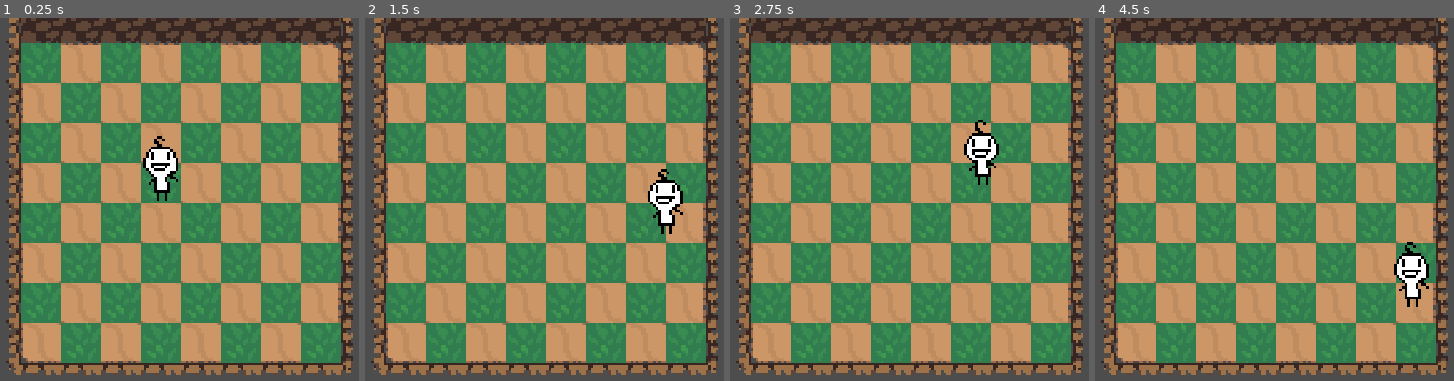
Above: before the commit, frames 1-4 (left to right).
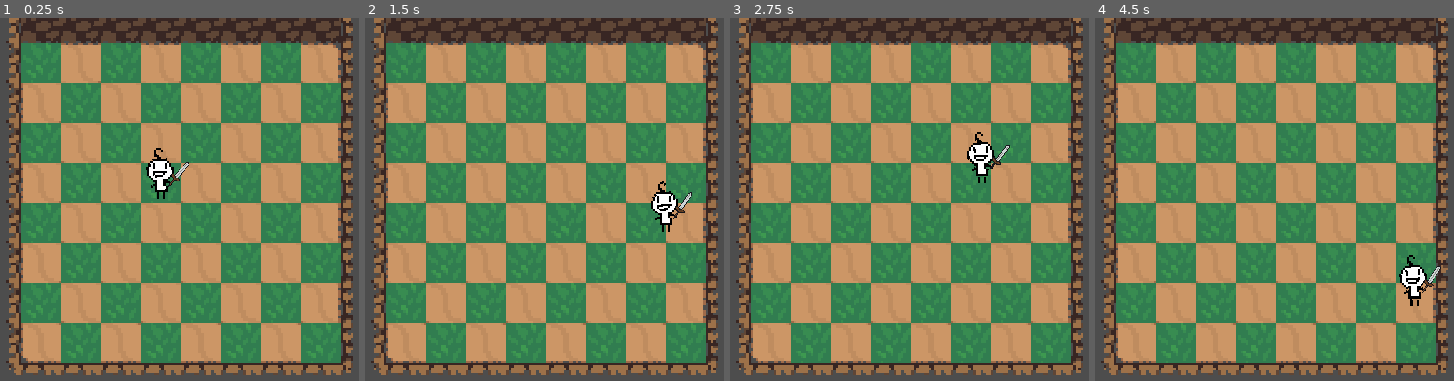
Above: after the commit, the same moments.

Repository: esp-ahz/demo
Game: Godot game, scene res://Level/demo_level/demo_level.tscn
Two runs of this game, one before a commit and one after it. Both use one fixed random seed, a clock stepped at 60 frames per second and the inputs below.
Inputs (mouse positions are in pixels of both pictures, inside the frame that each line leads up to):
- Up to frame 1 (0.25 s): no input
- Up to frame 2 (1.5 s): move the mouse to (720, 221) at 0.52 s; click (720, 221) at 0.67 s; move the mouse to (386, 264) at 1.27 s; click (386, 264) at 1.42 s
- Up to frame 3 (2.75 s): move the mouse to (992, 145) at 2.02 s; click (992, 145) at 2.17 s
- Up to frame 4 (4.5 s): move the mouse to (1235, 333) at 2.77 s; click (1235, 333) at 2.92 s; move the mouse to (outside the picture) at 3.52 s; click (outside the picture) at 3.67 s; move the mouse to (outside the picture) at 4.27 s; click (outside the picture) at 4.42 s

The runs differ from the first frame. In frame 1, 0.8% of the frame differs, in the area x 39-53%, y 32-51%; in frame 2, 0.8%; in frame 3, 0.7%; in frame 4, 0.9%, in the area x 83-97%, y 61-80%.

Commit message:
添加了角色待机和攻击骨骼动画

Diff:
--- a/Player/player_dummy/player_dummy.gd
+++ b/Player/player_dummy/player_dummy.gd
@@ -1,6 +1,7 @@
 extends CharacterBody2D
 
-@onready var playerAni = $AnimatedSprite2D		#角色动画
+@onready var animation_player = $AnimationPlayer		#角色动画
+@onready var skeleton = $Skeleton2D						#骨骼
 @export var speed = 500
 
 # moving 移动相关
@@ -9,7 +10,7 @@
 const POSITION_FIX_Y = 48
 const initPos = Vector2(3,3)
 var canMove = false
-var destination = Vector2(0, 0)
+var destination = initPos
 
 # charactor attributes 角色属性
 const DEF_HP = 11 	#DEF for DEFAULT
@@ -38,6 +39,7 @@
 	dest[0] = initPos[0] * SCALE + POSITION_FIX_X
 	dest[1] = initPos[1] * SCALE + POSITION_FIX_Y
 	position = dest
+	animation_player.play("待机")
 	pass # Replace with function body.
 
 # Called every frame. 'delta' is the elapsed time since the previous frame.
@@ -51,6 +53,13 @@
 		destination[0] = floor(get_global_mouse_position()[0] / SCALE)
 		destination[1] = floor(get_global_mouse_position()[1] / SCALE)
 		canMove = true
+	if event is InputEventMouseButton and event.button_index == MOUSE_BUTTON_RIGHT and event.is_pressed():
+		if floor(get_global_mouse_position()[0] / SCALE) < destination[0]:
+			if skeleton.scale.x > 0:
+				skeleton.scale.x = skeleton.scale.x * -1
+		elif skeleton.scale.x < 0:
+			skeleton.scale.x = skeleton.scale.x * -1
+		normalAttack()
 	pass
 
 func moveTo(destination):
@@ -66,4 +75,5 @@
 	pass
 
 func normalAttack():
+	animation_player.play("攻击")
 	pass
--- a/Player/player_dummy/player_dummy.tscn
+++ b/Player/player_dummy/player_dummy.tscn
@@ -1,64 +1,536 @@
-[gd_scene load_steps=9 format=3 uid="uid://ckr5f1dlayii2"]
-
-[ext_resource type="Script" path="res://Player/player_dummy/player_dummy.gd" id="1_o7eql"]
-[ext_resource type="Texture2D" uid="uid://byhnfcf35v2ga" path="res://Player/player_dummy/player_dummy.png" id="2_bwqnc"]
-
-[sub_resource type="AtlasTexture" id="AtlasTexture_8wpdt"]
-atlas = ExtResource("2_bwqnc")
-region = Rect2(0, 0, 16, 32)
-
-[sub_resource type="AtlasTexture" id="AtlasTexture_3emej"]
-atlas = ExtResource("2_bwqnc")
-region = Rect2(16, 0, 16, 32)
-
-[sub_resource type="AtlasTexture" id="AtlasTexture_2g6wc"]
-atlas = ExtResource("2_bwqnc")
-region = Rect2(32, 0, 16, 32)
-
-[sub_resource type="AtlasTexture" id="AtlasTexture_3r5cl"]
-atlas = ExtResource("2_bwqnc")
-region = Rect2(48, 0, 16, 32)
-
-[sub_resource type="SpriteFrames" id="SpriteFrames_djm28"]
-animations = [{
-"frames": [{
-"duration": 1.0,
-"texture": SubResource("AtlasTexture_8wpdt")
-}, {
-"duration": 1.0,
-"texture": SubResource("AtlasTexture_3emej")
-}, {
-"duration": 1.0,
-"texture": SubResource("AtlasTexture_2g6wc")
-}, {
-"duration": 1.0,
-"texture": SubResource("AtlasTexture_3r5cl")
-}],
-"loop": true,
-"name": &"new_animation_1",
-"speed": 6.0
-}]
+[gd_scene load_steps=10 format=3 uid="uid://ckr5f1dlayii2"]
+
+[ext_resource type="Script" path="res://Player/player_dummy/player_dummy.gd" id="1_vw2tt"]
+[ext_resource type="Texture2D" uid="uid://tv6y1t108g74" path="res://Player/player_dummy/Sprite-dummyPlayer.png" id="3_2l3jg"]
+[ext_resource type="PackedScene" uid="uid://dfbk4p5v1co8w" path="res://Weapons/sword/sword.tscn" id="3_c4g7v"]
 
 [sub_resource type="RectangleShape2D" id="RectangleShape2D_qkqjq"]
 size = Vector2(8, 16)
 
+[sub_resource type="SkeletonModificationStack2D" id="SkeletonModificationStack2D_w76xv"]
+
+[sub_resource type="Animation" id="Animation_cxklu"]
+resource_name = "待机"
+loop_mode = 1
+tracks/0/type = "bezier"
+tracks/0/imported = false
+tracks/0/enabled = true
+tracks/0/path = NodePath("Skeleton2D/body/head:position:x")
+tracks/0/interp = 1
+tracks/0/loop_wrap = true
+tracks/0/keys = {
+"handle_modes": PackedInt32Array(0, 0, 0),
+"points": PackedFloat32Array(-1.90735e-06, -0.25, 0, 0.25, 0, -1.90735e-06, -0.25, 0, 0.25, 0, -1.90735e-06, -0.25, 0, 0.25, 0),
+"times": PackedFloat32Array(0, 0.5, 1)
+}
+tracks/1/type = "bezier"
+tracks/1/imported = false
+tracks/1/enabled = true
+tracks/1/path = NodePath("Skeleton2D/body/head:position:y")
+tracks/1/interp = 1
+tracks/1/loop_wrap = true
+tracks/1/keys = {
+"handle_modes": PackedInt32Array(0, 0, 0),
+"points": PackedFloat32Array(-2, -0.25, 0, 0.25, 0, -2, -0.25, 0, 0.25, 0, -2, -0.25, 0, 0.25, 0),
+"times": PackedFloat32Array(0, 0.5, 1)
+}
+tracks/2/type = "bezier"
+tracks/2/imported = false
+tracks/2/enabled = true
+tracks/2/path = NodePath("Skeleton2D/body/head:rotation")
+tracks/2/interp = 1
+tracks/2/loop_wrap = true
+tracks/2/keys = {
+"handle_modes": PackedInt32Array(0, 0, 0),
+"points": PackedFloat32Array(0, -0.25, 0, 0.25, 0, -0.0604466, -0.25, 0, 0.25, 0, 0, -0.25, 0, 0.25, 0),
+"times": PackedFloat32Array(0, 0.5, 1)
+}
+tracks/3/type = "bezier"
+tracks/3/imported = false
+tracks/3/enabled = true
+tracks/3/path = NodePath("Skeleton2D/body/leftArm:position:x")
+tracks/3/interp = 1
+tracks/3/loop_wrap = true
+tracks/3/keys = {
+"handle_modes": PackedInt32Array(0, 0, 0),
+"points": PackedFloat32Array(-3, -0.25, 0, 0.25, 0, -3, -0.25, 0, 0.25, 0, -3, -0.25, 0, 0.25, 0),
+"times": PackedFloat32Array(0, 0.5, 1)
+}
+tracks/4/type = "bezier"
+tracks/4/imported = false
+tracks/4/enabled = true
+tracks/4/path = NodePath("Skeleton2D/body/leftArm:position:y")
+tracks/4/interp = 1
+tracks/4/loop_wrap = true
+tracks/4/keys = {
+"handle_modes": PackedInt32Array(0, 0, 0),
+"points": PackedFloat32Array(0.6, -0.25, 0, 0.25, 0, 0.6, -0.25, 0, 0.25, 0, 0.6, -0.25, 0, 0.25, 0),
+"times": PackedFloat32Array(0, 0.5, 1)
+}
+tracks/5/type = "bezier"
+tracks/5/imported = false
+tracks/5/enabled = true
+tracks/5/path = NodePath("Skeleton2D/body/leftArm:rotation")
+tracks/5/interp = 1
+tracks/5/loop_wrap = true
+tracks/5/keys = {
+"handle_modes": PackedInt32Array(0, 0, 0),
+"points": PackedFloat32Array(0, -0.25, 0, 0.25, 0, 0.19749, -0.25, 0, 0.25, 0, 0, -0.25, 0, 0.25, 0),
+"times": PackedFloat32Array(0, 0.5, 1)
+}
+tracks/6/type = "bezier"
+tracks/6/imported = false
+tracks/6/enabled = true
+tracks/6/path = NodePath("Skeleton2D/body/rightArm:position:x")
+tracks/6/interp = 1
+tracks/6/loop_wrap = true
+tracks/6/keys = {
+"handle_modes": PackedInt32Array(0, 0, 0),
+"points": PackedFloat32Array(2, -0.25, 0, 0.25, 0, 2, -0.25, 0, 0.25, 0, 2, -0.25, 0, 0.25, 0),
+"times": PackedFloat32Array(0, 0.5, 1)
+}
+tracks/7/type = "bezier"
+tracks/7/imported = false
+tracks/7/enabled = true
+tracks/7/path = NodePath("Skeleton2D/body/rightArm:position:y")
+tracks/7/interp = 1
+tracks/7/loop_wrap = true
+tracks/7/keys = {
+"handle_modes": PackedInt32Array(0, 0, 0),
+"points": PackedFloat32Array(-1.2, -0.25, 0, 0.25, 0, -1.2, -0.25, 0, 0.25, 0, -1.2, -0.25, 0, 0.25, 0),
+"times": PackedFloat32Array(0, 0.5, 1)
+}
+tracks/8/type = "bezier"
+tracks/8/imported = false
+tracks/8/enabled = true
+tracks/8/path = NodePath("Skeleton2D/body/rightArm:rotation")
+tracks/8/interp = 1
+tracks/8/loop_wrap = true
+tracks/8/keys = {
+"handle_modes": PackedInt32Array(0, 0, 0),
+"points": PackedFloat32Array(0, -0.25, 0, 0.25, 0, -0.194431, -0.25, 0, 0.25, 0, 0, -0.25, 0, 0.25, 0),
+"times": PackedFloat32Array(0, 0.5, 1)
+}
+
+[sub_resource type="Animation" id="Animation_m24rh"]
+length = 0.001
+tracks/0/type = "bezier"
+tracks/0/imported = false
+tracks/0/enabled = true
+tracks/0/path = NodePath("Skeleton2D/body/head:position:x")
+tracks/0/interp = 1
+tracks/0/loop_wrap = true
+tracks/0/keys = {
+"handle_modes": PackedInt32Array(0),
+"points": PackedFloat32Array(-1.90735e-06, -0.25, 0, 0.25, 0),
+"times": PackedFloat32Array(0)
+}
+tracks/1/type = "bezier"
+tracks/1/imported = false
+tracks/1/enabled = true
+tracks/1/path = NodePath("Skeleton2D/body/head:position:y")
+tracks/1/interp = 1
+tracks/1/loop_wrap = true
+tracks/1/keys = {
+"handle_modes": PackedInt32Array(0),
+"points": PackedFloat32Array(-2, -0.25, 0, 0.25, 0),
+"times": PackedFloat32Array(0)
+}
+tracks/2/type = "bezier"
+tracks/2/imported = false
+tracks/2/enabled = true
+tracks/2/path = NodePath("Skeleton2D/body/head:rotation")
+tracks/2/interp = 1
+tracks/2/loop_wrap = true
+tracks/2/keys = {
+"handle_modes": PackedInt32Array(0),
+"points": PackedFloat32Array(0, -0.25, 0, 0.25, 0),
+"times": PackedFloat32Array(0)
+}
+tracks/3/type = "bezier"
+tracks/3/imported = false
+tracks/3/enabled = true
+tracks/3/path = NodePath("Skeleton2D/body/leftArm:position:x")
+tracks/3/interp = 1
+tracks/3/loop_wrap = true
+tracks/3/keys = {
+"handle_modes": PackedInt32Array(0),
+"points": PackedFloat32Array(-3, -0.25, 0, 0.25, 0),
+"times": PackedFloat32Array(0)
+}
+tracks/4/type = "bezier"
+tracks/4/imported = false
+tracks/4/enabled = true
+tracks/4/path = NodePath("Skeleton2D/body/leftArm:position:y")
+tracks/4/interp = 1
+tracks/4/loop_wrap = true
+tracks/4/keys = {
+"handle_modes": PackedInt32Array(0),
+"points": PackedFloat32Array(0.6, -0.25, 0, 0.25, 0),
+"times": PackedFloat32Array(0)
+}
+tracks/5/type = "bezier"
+tracks/5/imported = false
+tracks/5/enabled = true
+tracks/5/path = NodePath("Skeleton2D/body/leftArm:rotation")
+tracks/5/interp = 1
+tracks/5/loop_wrap = true
+tracks/5/keys = {
+"handle_modes": PackedInt32Array(0),
+"points": PackedFloat32Array(0, -0.25, 0, 0.25, 0),
+"times": PackedFloat32Array(0)
+}
+tracks/6/type = "bezier"
+tracks/6/imported = false
+tracks/6/enabled = true
+tracks/6/path = NodePath("Skeleton2D/body/rightArm:position:x")
+tracks/6/interp = 1
+tracks/6/loop_wrap = true
+tracks/6/keys = {
+"handle_modes": PackedInt32Array(0),
+"points": PackedFloat32Array(2, -0.25, 0, 0.25, 0),
+"times": PackedFloat32Array(0)
+}
+tracks/7/type = "bezier"
+tracks/7/imported = false
+tracks/7/enabled = true
+tracks/7/path = NodePath("Skeleton2D/body/rightArm:position:y")
+tracks/7/interp = 1
+tracks/7/loop_wrap = true
+tracks/7/keys = {
+"handle_modes": PackedInt32Array(0),
+"points": PackedFloat32Array(-1.2, -0.25, 0, 0.25, 0),
+"times": PackedFloat32Array(0)
+}
+tracks/8/type = "bezier"
+tracks/8/imported = false
+tracks/8/enabled = true
+tracks/8/path = NodePath("Skeleton2D/body/rightArm:rotation")
+tracks/8/interp = 1
+tracks/8/loop_wrap = true
+tracks/8/keys = {
+"handle_modes": PackedInt32Array(0),
+"points": PackedFloat32Array(0, -0.25, 0, 0.25, 0),
+"times": PackedFloat32Array(0)
+}
+tracks/9/type = "bezier"
+tracks/9/imported = false
+tracks/9/enabled = true
+tracks/9/path = NodePath("Skeleton2D/body/leftFoot:position:x")
+tracks/9/interp = 1
+tracks/9/loop_wrap = true
+tracks/9/keys = {
+"handle_modes": PackedInt32Array(0),
+"points": PackedFloat32Array(-1.2, -0.25, 0, 0.25, 0),
+"times": PackedFloat32Array(0)
+}
+tracks/10/type = "bezier"
+tracks/10/imported = false
+tracks/10/enabled = true
+tracks/10/path = NodePath("Skeleton2D/body/leftFoot:position:y")
+tracks/10/interp = 1
+tracks/10/loop_wrap = true
+tracks/10/keys = {
+"handle_modes": PackedInt32Array(0),
+"points": PackedFloat32Array(4.4, -0.25, 0, 0.25, 0),
+"times": PackedFloat32Array(0)
+}
+tracks/11/type = "bezier"
+tracks/11/imported = false
+tracks/11/enabled = true
+tracks/11/path = NodePath("Skeleton2D/body/leftFoot:rotation")
+tracks/11/interp = 1
+tracks/11/loop_wrap = true
+tracks/11/keys = {
+"handle_modes": PackedInt32Array(0),
+"points": PackedFloat32Array(0, -0.25, 0, 0.25, 0),
+"times": PackedFloat32Array(0)
+}
+tracks/12/type = "bezier"
+tracks/12/imported = false
+tracks/12/enabled = true
+tracks/12/path = NodePath("Skeleton2D/body/rightFoot:position:x")
+tracks/12/interp = 1
+tracks/12/loop_wrap = true
+tracks/12/keys = {
+"handle_modes": PackedInt32Array(0),
+"points": PackedFloat32Array(1.8, -0.25, 0, 0.25, 0),
+"times": PackedFloat32Array(0)
+}
+tracks/13/type = "bezier"
+tracks/13/imported = false
+tracks/13/enabled = true
+tracks/13/path = NodePath("Skeleton2D/body/rightFoot:position:y")
+tracks/13/interp = 1
+tracks/13/loop_wrap = true
+tracks/13/keys = {
+"handle_modes": PackedInt32Array(0),
+"points": PackedFloat32Array(4.4, -0.25, 0, 0.25, 0),
+"times": PackedFloat32Array(0)
+}
+tracks/14/type = "bezier"
+tracks/14/imported = false
+tracks/14/enabled = true
+tracks/14/path = NodePath("Skeleton2D/body/rightFoot:rotation")
+tracks/14/interp = 1
+tracks/14/loop_wrap = true
+tracks/14/keys = {
+"handle_modes": PackedInt32Array(0),
+"points": PackedFloat32Array(0, -0.25, 0, 0.25, 0),
+"times": PackedFloat32Array(0)
+}
+
+[sub_resource type="Animation" id="Animation_capvc"]
+resource_name = "攻击"
+step = 0.05
+tracks/0/type = "bezier"
+tracks/0/imported = false
+tracks/0/enabled = true
+tracks/0/path = NodePath("Skeleton2D/body/head:position:x")
+tracks/0/interp = 1
+tracks/0/loop_wrap = true
+tracks/0/keys = {
+"handle_modes": PackedInt32Array(0, 0, 0, 0),
+"points": PackedFloat32Array(-1.90735e-06, -0.25, 0, 0.25, 0, -1.90735e-06, -0.25, 0, 0.25, 0, -1.90735e-06, -0.25, 0, 0.25, 0, -1.90735e-06, -0.25, 0, 0.25, 0),
+"times": PackedFloat32Array(0, 0.35, 0.7, 1)
+}
+tracks/1/type = "bezier"
+tracks/1/imported = false
+tracks/1/enabled = true
+tracks/1/path = NodePath("Skeleton2D/body/head:position:y")
+tracks/1/interp = 1
+tracks/1/loop_wrap = true
+tracks/1/keys = {
+"handle_modes": PackedInt32Array(0, 0, 0, 0),
+"points": PackedFloat32Array(-2, -0.25, 0, 0.25, 0, -2, -0.25, 0, 0.25, 0, -2, -0.25, 0, 0.25, 0, -2, -0.25, 0, 0.25, 0),
+"times": PackedFloat32Array(0, 0.35, 0.7, 1)
+}
+tracks/2/type = "bezier"
+tracks/2/imported = false
+tracks/2/enabled = true
+tracks/2/path = NodePath("Skeleton2D/body/head:rotation")
+tracks/2/interp = 1
+tracks/2/loop_wrap = true
+tracks/2/keys = {
+"handle_modes": PackedInt32Array(0, 0, 0, 0),
+"points": PackedFloat32Array(0, -0.25, 0, 0.25, 0, -0.0920879, -0.25, 0, 0.25, 0, 0.0877814, -0.25, 0, 0.25, 0, 0, -0.25, 0, 0.25, 0),
+"times": PackedFloat32Array(0, 0.35, 0.7, 1)
+}
+tracks/3/type = "bezier"
+tracks/3/imported = false
+tracks/3/enabled = true
+tracks/3/path = NodePath("Skeleton2D/body/leftArm:position:x")
+tracks/3/interp = 1
+tracks/3/loop_wrap = true
+tracks/3/keys = {
+"handle_modes": PackedInt32Array(0, 0, 0, 0),
+"points": PackedFloat32Array(-3, -0.25, 0, 0.25, 0, -3, -0.25, 0, 0.25, 0, -3, -0.25, 0, 0.25, 0, -3, -0.25, 0, 0.25, 0),
+"times": PackedFloat32Array(0, 0.35, 0.7, 1)
+}
+tracks/4/type = "bezier"
+tracks/4/imported = false
+tracks/4/enabled = true
+tracks/4/path = NodePath("Skeleton2D/body/leftArm:position:y")
+tracks/4/interp = 1
+tracks/4/loop_wrap = true
+tracks/4/keys = {
+"handle_modes": PackedInt32Array(0, 0, 0, 0),
+"points": PackedFloat32Array(0.6, -0.25, 0, 0.25, 0, 0.6, -0.25, 0, 0.25, 0, 0.6, -0.25, 0, 0.25, 0, 0.6, -0.25, 0, 0.25, 0),
+"times": PackedFloat32Array(0, 0.35, 0.7, 1)
+}
+tracks/5/type = "bezier"
+tracks/5/imported = false
+tracks/5/enabled = true
+tracks/5/path = NodePath("Skeleton2D/body/leftArm:rotation")
+tracks/5/interp = 1
+tracks/5/loop_wrap = true
+tracks/5/keys = {
+"handle_modes": PackedInt32Array(0, 0, 0, 0),
+"points": PackedFloat32Array(0, -0.25, 0, 0.25, 0, -0.237471, -0.25, 0, 0.25, 0, 0.339206, -0.25, 0, 0.25, 0, 0, -0.25, 0, 0.25, 0),
+"times": PackedFloat32Array(0, 0.35, 0.7, 1)
+}
+tracks/6/type = "bezier"
+tracks/6/imported = false
+tracks/6/enabled = true
+tracks/6/path = NodePath("Skeleton2D/body/rightArm:position:x")
+tracks/6/interp = 1
+tracks/6/loop_wrap = true
+tracks/6/keys = {
+"handle_modes": PackedInt32Array(0, 0, 0, 0),
+"points": PackedFloat32Array(2, -0.25, 0, 0.25, 0, 2, -0.25, 0, 0.25, 0, 2, -0.25, 0, 0.25, 0, 2, -0.25, 0, 0.25, 0),
+"times": PackedFloat32Array(0, 0.4, 0.7, 1)
+}
+tracks/7/type = "bezier"
+tracks/7/imported = false
+tracks/7/enabled = true
+tracks/7/path = NodePath("Skeleton2D/body/rightArm:position:y")
+tracks/7/interp = 1
+tracks/7/loop_wrap = true
+tracks/7/keys = {
+"handle_modes": PackedInt32Array(0, 0, 0, 0),
+"points": PackedFloat32Array(-1.2, -0.25, 0, 0.25, 0, -1.2, -0.25, 0, 0.25, 0, -1.2, -0.25, 0, 0.25, 0, -1.2, -0.25, 0, 0.25, 0),
+"times": PackedFloat32Array(0, 0.4, 0.7, 1)
+}
+tracks/8/type = "bezier"
+tracks/8/imported = false
+tracks/8/enabled = true
+tracks/8/path = NodePath("Skeleton2D/body/rightArm:rotation")
+tracks/8/interp = 1
+tracks/8/loop_wrap = true
+tracks/8/keys = {
+"handle_modes": PackedInt32Array(0, 0, 0, 0),
+"points": PackedFloat32Array(0, -0.25, 0, 0.25, 0, -0.77879, -0.25, 0, 0.25, 0, 0.38839, -0.25, 0, 0.25, 0, 0, -0.25, 0, 0.25, 0),
+"times": PackedFloat32Array(0, 0.4, 0.7, 1)
+}
+tracks/9/type = "bezier"
+tracks/9/imported = false
+tracks/9/enabled = true
+tracks/9/path = NodePath("Skeleton2D/body/leftFoot:position:x")
+tracks/9/interp = 1
+tracks/9/loop_wrap = true
+tracks/9/keys = {
+"handle_modes": PackedInt32Array(0, 0, 0),
+"points": PackedFloat32Array(-1.2, -0.25, 0, 0.25, 0, -1.2, -0.25, 0, 0.25, 0, -1.2, -0.25, 0, 0.25, 0),
+"times": PackedFloat32Array(0, 0.4, 1)
+}
+tracks/10/type = "bezier"
+tracks/10/imported = false
+tracks/10/enabled = true
+tracks/10/path = NodePath("Skeleton2D/body/leftFoot:position:y")
+tracks/10/interp = 1
+tracks/10/loop_wrap = true
+tracks/10/keys = {
+"handle_modes": PackedInt32Array(0, 0, 0),
+"points": PackedFloat32Array(4.4, -0.25, 0, 0.25, 0, 4.4, -0.25, 0, 0.25, 0, 4.4, -0.25, 0, 0.25, 0),
+"times": PackedFloat32Array(0, 0.4, 1)
+}
+tracks/11/type = "bezier"
+tracks/11/imported = false
+tracks/11/enabled = true
+tracks/11/path = NodePath("Skeleton2D/body/leftFoot:rotation")
+tracks/11/interp = 1
+tracks/11/loop_wrap = true
+tracks/11/keys = {
+"handle_modes": PackedInt32Array(0, 0, 0),
+"points": PackedFloat32Array(0, -0.25, 0, 0.25, 0, 0, -0.25, 0, 0.25, 0, 0, -0.25, 0, 0.25, 0),
+"times": PackedFloat32Array(0, 0.4, 1)
+}
+tracks/12/type = "bezier"
+tracks/12/imported = false
+tracks/12/enabled = true
+tracks/12/path = NodePath("Skeleton2D/body/rightFoot:position:x")
+tracks/12/interp = 1
+tracks/12/loop_wrap = true
+tracks/12/keys = {
+"handle_modes": PackedInt32Array(0, 0, 0, 0),
+"points": PackedFloat32Array(1.8, -0.25, 0, 0.25, 0, 1.8, -0.25, 0, 0.25, 0, 1.8, -0.25, 0, 0.25, 0, 1.8, -0.25, 0, 0.25, 0),
+"times": PackedFloat32Array(0, 0.4, 0.75, 1)
+}
+tracks/13/type = "bezier"
+tracks/13/imported = false
+tracks/13/enabled = true
+tracks/13/path = NodePath("Skeleton2D/body/rightFoot:position:y")
+tracks/13/interp = 1
+tracks/13/loop_wrap = true
+tracks/13/keys = {
+"handle_modes": PackedInt32Array(0, 0, 0, 0),
+"points": PackedFloat32Array(4.4, -0.25, 0, 0.25, 0, 4.4, -0.25, 0, 0.25, 0, 4.4, -0.25, 0, 0.25, 0, 4.4, -0.25, 0, 0.25, 0),
+"times": PackedFloat32Array(0, 0.4, 0.75, 1)
+}
+tracks/14/type = "bezier"
+tracks/14/imported = false
+tracks/14/enabled = true
+tracks/14/path = NodePath("Skeleton2D/body/rightFoot:rotation")
+tracks/14/interp = 1
+tracks/14/loop_wrap = true
+tracks/14/keys = {
+"handle_modes": PackedInt32Array(0, 0, 0, 0),
+"points": PackedFloat32Array(0, -0.25, 0, 0.25, 0, -0.183836, -0.25, 0, 0.25, 0, 0.00874094, -0.25, 0, 0.25, 0, 0, -0.25, 0, 0.25, 0),
+"times": PackedFloat32Array(0, 0.4, 0.75, 1)
+}
+
+[sub_resource type="AnimationLibrary" id="AnimationLibrary_vgetb"]
+_data = {
+"RESET": SubResource("Animation_m24rh"),
+"待机": SubResource("Animation_cxklu"),
+"攻击": SubResource("Animation_capvc")
+}
+
 [node name="CharacterBody2D" type="CharacterBody2D"]
 z_index = 20
-scale = Vector2(2.6, 2.6)
-script = ExtResource("1_o7eql")
-
-[node name="AnimatedSprite2D" type="AnimatedSprite2D" parent="."]
-position = Vector2(-1.53846, -23.4615)
-scale = Vector2(2.5, 2.5)
-sprite_frames = SubResource("SpriteFrames_djm28")
-animation = &"new_animation_1"
-autoplay = "new_animation_1"
-frame = 3
-frame_progress = 1.0
+scale = Vector2(5, 5)
+script = ExtResource("1_vw2tt")
 
 [node name="CollisionShape2D" type="CollisionShape2D" parent="."]
 position = Vector2(-4.23516e-22, -1.69407e-21)
-scale = Vector2(2.5, 2.5)
 shape = SubResource("RectangleShape2D_qkqjq")
 
 [node name="Camera2D" type="Camera2D" parent="."]
+
+[node name="Skeleton2D" type="Skeleton2D" parent="."]
+z_index = 30
+modification_stack = SubResource("SkeletonModificationStack2D_w76xv")
+
+[node name="body" type="Bone2D" parent="Skeleton2D"]
+position = Vector2(1.90735e-06, 0)
+scale = Vector2(1, 1)
+rest = Transform2D(1, 0, 0, 1, 1.90735e-06, 0)
+
+[node name="head" type="Bone2D" parent="Skeleton2D/body"]
+position = Vector2(-1.90735e-06, -2)
+scale = Vector2(0.999851, 0.999851)
+rest = Transform2D(1, 0, 0, 1, -1.90735e-06, -2)
+auto_calculate_length_and_angle = false
+length = 8.3
+bone_angle = -90.0
+
+[node name="leftArm" type="Bone2D" parent="Skeleton2D/body"]
+position = Vector2(-3, 0.6)
+scale = Vector2(0.999867, 0.999867)
+rest = Transform2D(1, 0, 0, 1, -3, 0.6)
+auto_calculate_length_and_angle = false
+length = 2.594
+bone_angle = 142.7
+
+[node name="rightArm" type="Bone2D" parent="Skeleton2D/body"]
+position = Vector2(2, -1.2)
+scale = Vector2(0.999879, 0.99988)
+skew = -0.000182629
+rest = Transform2D(1, 0, 1.43051e-06, 1, 2, -1.2)
+auto_calculate_length_and_angle = false
+length = 4.08
+bone_angle = 37.5
+
+[node name="sword" parent="Skeleton2D/body/rightArm" instance=ExtResource("3_c4g7v")]
+position = Vector2(6.80011, -2.60004)
+scale = Vector2(0.300005, 0.300004)
+
+[node name="leftFoot" type="Bone2D" parent="Skeleton2D/body"]
+position = Vector2(-1.2, 4.4)
+rest = Transform2D(1, 0, 0, 1, -1.2, 4.4)
+auto_calculate_length_and_angle = false
+length = 3.72
+bone_angle = 90.0
+
+[node name="rightFoot" type="Bone2D" parent="Skeleton2D/body"]
+position = Vector2(1.8, 4.4)
+scale = Vector2(0.999868, 0.999868)
+rest = Transform2D(1, 0, 0, 1, 1.8, 4.4)
+auto_calculate_length_and_angle = false
+length = 3.68
+bone_angle = 90.0
+
+[node name="Polygon2D" type="Polygon2D" parent="."]
+texture_filter = 1
+position = Vector2(-8.84616, -17.6923)
+texture = ExtResource("3_2l3jg")
+skeleton = NodePath("../Skeleton2D")
+polygon = PackedVector2Array(3, 2.63925, 1.9375, 8.70175, 1.375, 13.3268, 2.25, 14.8893, 4.5, 16.7643, 5.375, 17.5768, 3.9375, 18.8268, 3.4375, 20.0768, 4.3125, 20.5143, 5.1875, 20.3268, 5.6875, 19.5143, 5.625, 22.2643, 6.8125, 22.3893, 6.75, 25.3268, 8.25, 25.3268, 8.3125, 22.4518, 9.75, 22.4518, 9.8125, 25.3268, 11.3125, 25.4518, 11.25, 22.5143, 12.3125, 22.3268, 12.375, 19.6393, 12.125, 18.6393, 11.4375, 18.4518, 12.5, 18.5143, 12.75, 19.4518, 14.125, 19.2643, 14.5, 18.2018, 13.5625, 17.8268, 13.5625, 17.0768, 12.5625, 16.7643, 15.1875, 14.0143, 15.5625, 9.82675, 12.0625, 5.01425, 11.125, 0.451752, 5.25, -0.0482483)
+uv = PackedVector2Array(3, 2.63925, 1.9375, 8.70175, 1.375, 13.3268, 2.25, 14.8893, 4.5, 16.7643, 5.375, 17.5768, 3.9375, 18.8268, 3.4375, 20.0768, 4.3125, 20.5143, 5.1875, 20.3268, 5.6875, 19.5143, 5.625, 22.2643, 6.8125, 22.3893, 6.75, 25.3268, 8.25, 25.3268, 8.3125, 22.4518, 9.75, 22.4518, 9.8125, 25.3268, 11.3125, 25.4518, 11.25, 22.5143, 12.3125, 22.3268, 12.375, 19.6393, 12.125, 18.6393, 11.4375, 18.4518, 12.5, 18.5143, 12.75, 19.4518, 14.125, 19.2643, 14.5, 18.2018, 13.5625, 17.8268, 13.5625, 17.0768, 12.5625, 16.7643, 15.1875, 14.0143, 15.5625, 9.82675, 12.0625, 5.01425, 11.125, 0.451752, 5.25, -0.0482483)
+polygons = [PackedInt32Array(4, 30, 31, 32, 33, 34, 35, 0, 1, 2, 3), PackedInt32Array(5, 10, 9, 8, 7, 6), PackedInt32Array(30, 28, 27, 26, 25, 24, 23), PackedInt32Array(12, 13, 14, 15), PackedInt32Array(16, 19, 18, 17), PackedInt32Array(20, 11, 4, 30)]
+bones = ["body", PackedFloat32Array(0, 0, 0, 0, 0, 0, 0, 0, 0, 0, 0, 0, 0, 0, 0, 0, 0, 0, 0, 0, 0, 0, 0, 0, 0, 0, 0, 0, 0, 0, 0, 0, 0, 0, 0, 0), "body/head", PackedFloat32Array(1, 1, 1, 1, 0.11, 0, 0, 0, 0, 0, 0, 0, 0, 0, 0, 0, 0, 0, 0, 0, 0, 0, 0, 0, 0, 0, 0, 0, 0, 0, 0.11, 1, 1, 1, 1, 1), "body/leftArm", PackedFloat32Array(0, 0, 0, 0, 0, 1, 1, 1, 1, 1, 1, 0, 0, 0, 0, 0, 0, 0, 0, 0, 0, 0, 0, 0, 0, 0, 0, 0, 0, 0, 0, 0, 0, 0, 0, 0), "body/rightArm", PackedFloat32Array(0, 0, 0, 0, 0, 0, 0, 0, 0, 0, 0, 0, 0, 0, 0, 0, 0, 0, 0, 0, 0, 0, 0.26, 0.52, 0.58, 1, 1, 1, 1, 0.58, 0.26, 0, 0, 0, 0, 0), "body/leftFoot", PackedFloat32Array(0, 0, 0, 0, 0, 0, 0, 0, 0, 0, 0, 0.05, 0.47, 1, 1, 0.47, 0, 0, 0, 0, 0, 0, 0, 0, 0, 0, 0, 0, 0, 0, 0, 0, 0, 0, 0, 0), "body/rightFoot", PackedFloat32Array(0, 0, 0, 0, 0, 0, 0, 0, 0, 0, 0, 0, 0, 0, 0, 0, 0.51, 1, 1, 0.51, 0.08, 0, 0, 0, 0, 0, 0, 0, 0, 0, 0, 0, 0, 0, 0, 0)]
+
+[node name="AnimationPlayer" type="AnimationPlayer" parent="."]
+libraries = {
+"": SubResource("AnimationLibrary_vgetb")
+}
--- /dev/null
+++ b/Weapons/sword/sword.gd
@@ -0,0 +1,12 @@
+extends Node2D
+
+@onready var swordAni = $AnimatedSprite2D
+
+# Called when the node enters the scene tree for the first time.
+func _ready():
+	pass # Replace with function body.
+
+
+# Called every frame. 'delta' is the elapsed time since the previous frame.
+func _process(delta):
+	pass
--- /dev/null
+++ b/Weapons/sword/sword.tscn
@@ -0,0 +1,30 @@
+[gd_scene load_steps=4 format=3 uid="uid://dfbk4p5v1co8w"]
+
+[ext_resource type="Script" path="res://Weapons/sword/sword.gd" id="1_0gw4c"]
+[ext_resource type="Texture2D" uid="uid://bps8v54edrwg4" path="res://Weapons/sword/sword.png" id="2_1wxhi"]
+
+[sub_resource type="SpriteFrames" id="SpriteFrames_exo8y"]
+animations = [{
+"frames": [{
+"duration": 1.0,
+"texture": ExtResource("2_1wxhi")
+}],
+"loop": true,
+"name": &"default",
+"speed": 5.0
+}]
+
+[node name="sword" type="Node2D"]
+script = ExtResource("1_0gw4c")
+
+[node name="AnimatedSprite2D" type="AnimatedSprite2D" parent="."]
+scale = Vector2(0.7, 0.7)
+sprite_frames = SubResource("SpriteFrames_exo8y")
+
+[node name="Skeleton2D" type="Skeleton2D" parent="."]
+
+[node name="Bone2D" type="Bone2D" parent="Skeleton2D"]
+position = Vector2(-14.33, 13.97)
+rotation = -0.785398
+scale = Vector2(2.73, 2.73)
+rest = Transform2D(1.9304, -1.9304, 1.9304, 1.9304, -14.33, 13.97)
--- a/Weapons/weapon.tscn
+++ /dev/null
@@ -1,3 +0,0 @@
-[gd_scene format=3 uid="uid://n7yi6ut5xmvf"]
-
-[node name="weapon" type="Node2D"]
Binary file added: Player/player_dummy/Sprite-dummyPlayer.png
Not shown, added: Player/player_dummy/Sprite-dummyPlayer.png.import
Binary file added: Weapons/sword/sword.png
Not shown, added: Weapons/sword/sword.png.import
